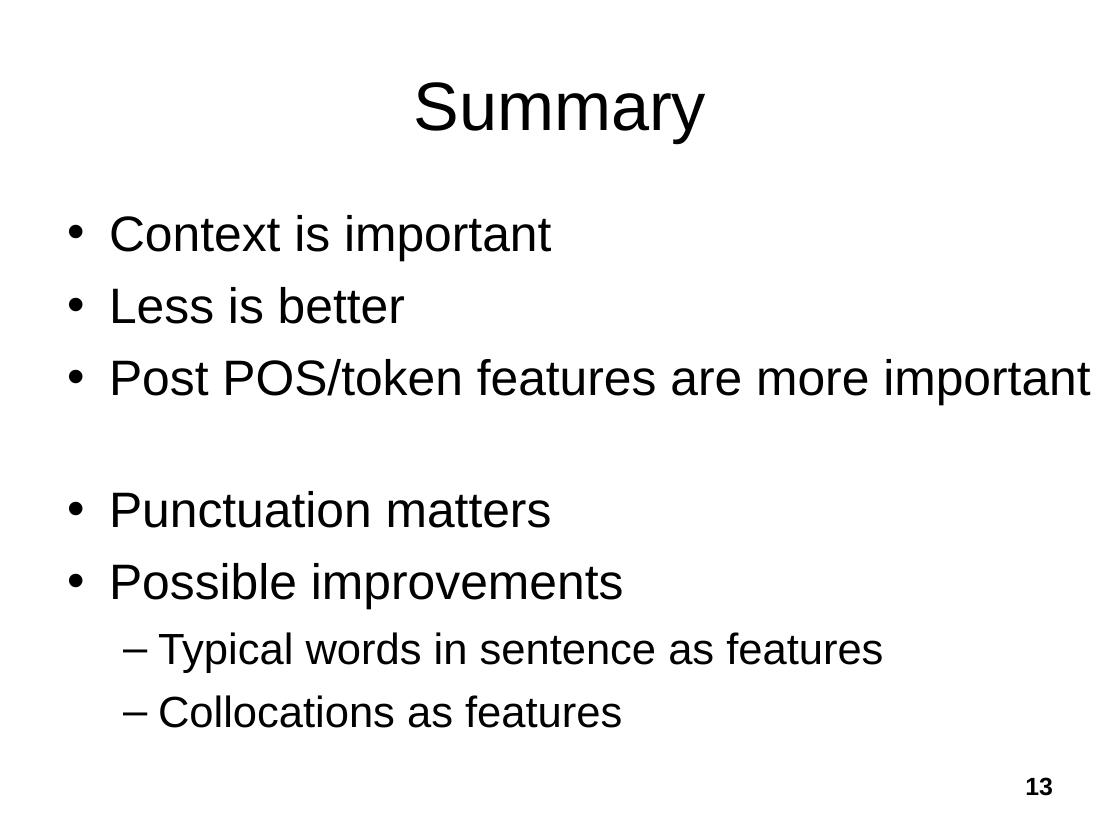
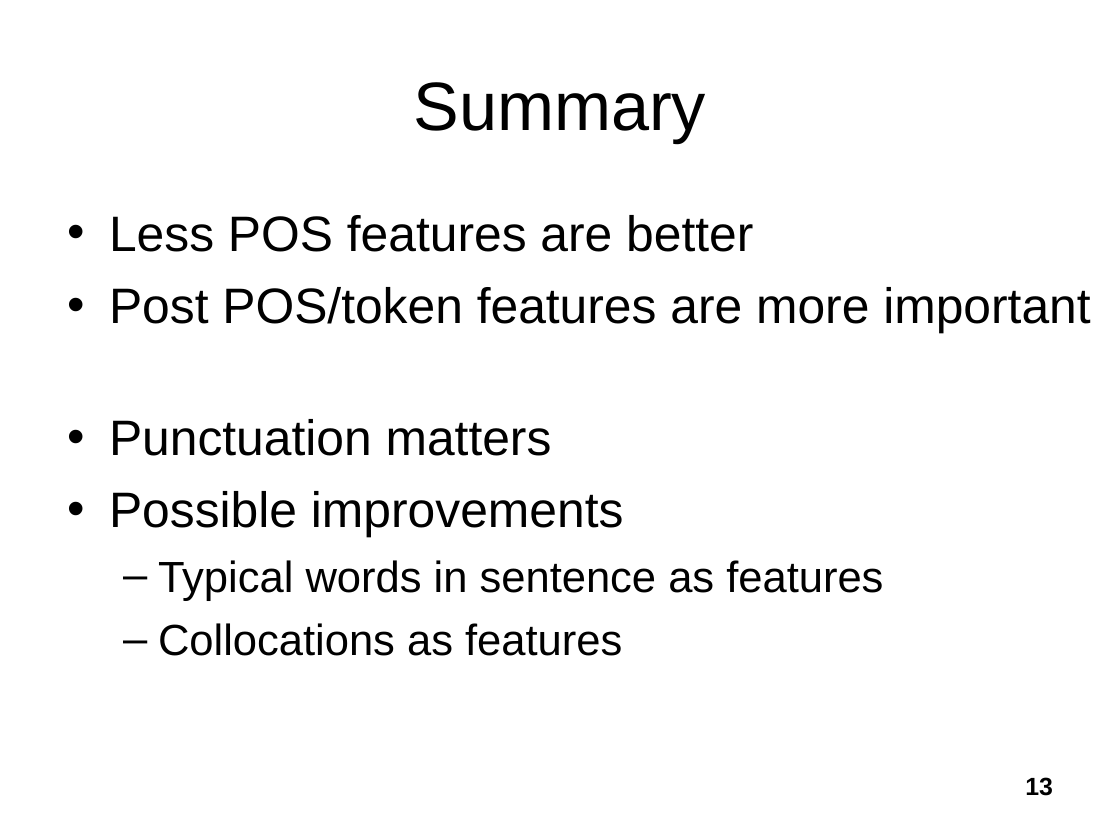
Before and after one commit to tallshort/nlpcourse, a slide deck: slide 13 of reports/NLP Project 1.ppt. Drawn at 1120x840 pixels with LibreOffice and Linux fonts; fonts in the diff are those of the drawing. Boxes give left, top, right and bottom in pixels: in the first picture for what was removed or moved away, otherwise in the second. Text is boxed around its words. In the diff, an @@ line names an element or a change of style, - is before the commit and + after.

```diff
--- a/reports/NLP Project 1.ppt
+++ b/reports/NLP Project 1.ppt
@@ text at (x1=109, y1=215, x2=753, y2=252): text changed @@
-• Context is important
-• Less is better
+• Less POS features are better
```
Also in this commit, not shown: 1 other slide changed, 1 other file.
